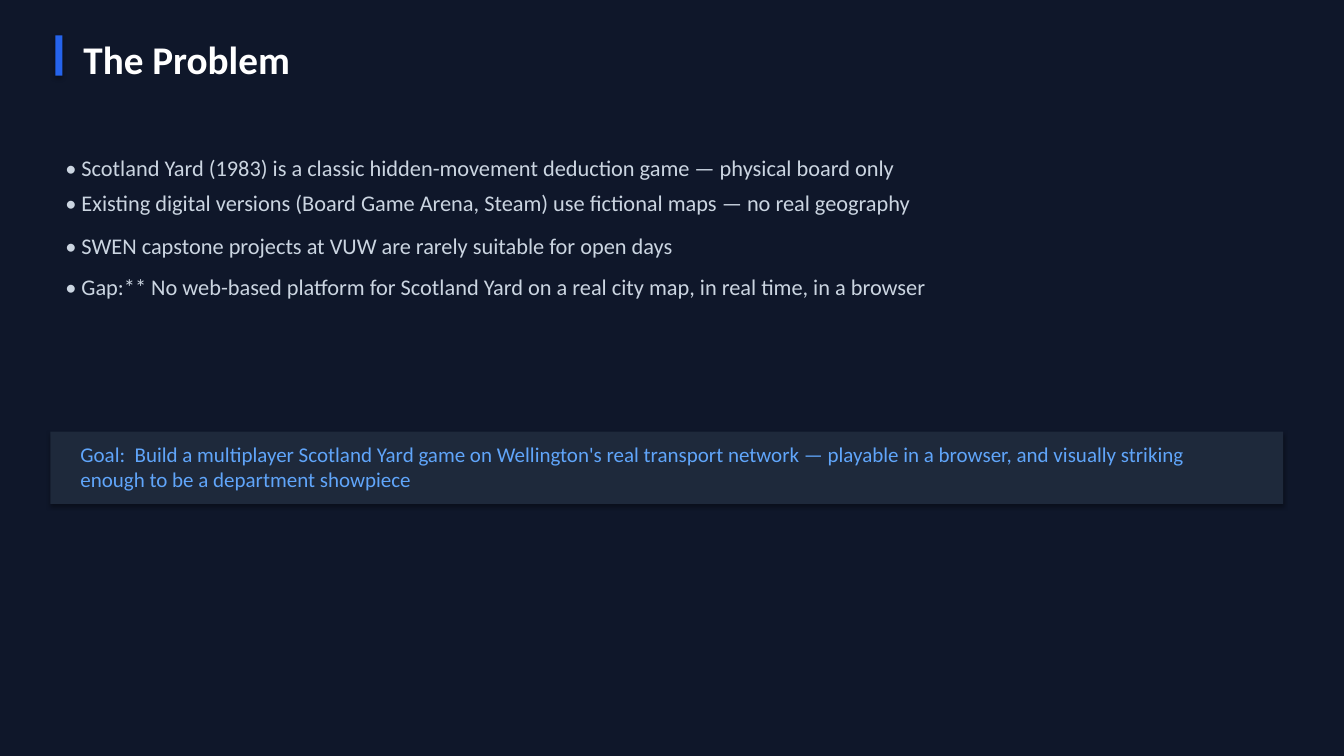
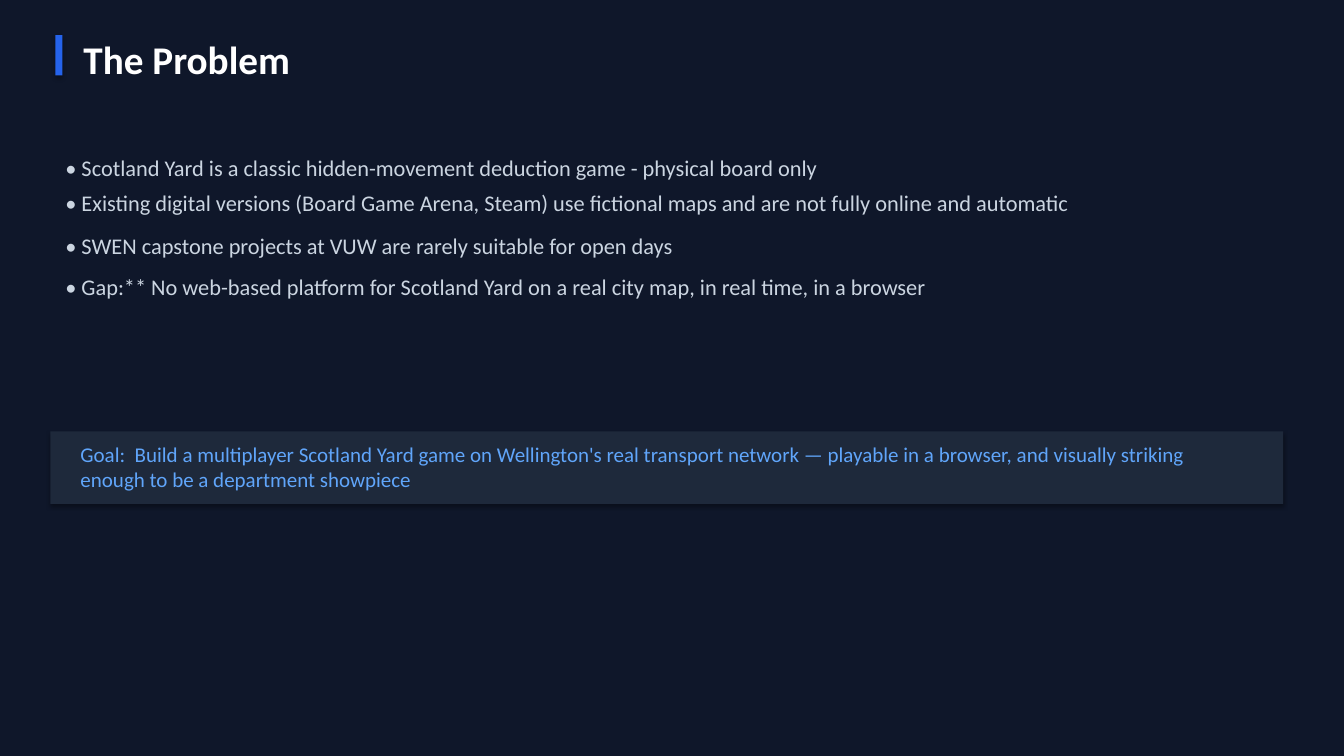
Before and after one commit to Ming-Bao/Scotland-Yard, a slide deck: slide 2 of documentation/presentation/presentation.pptx. Drawn at 1344x756 pixels with LibreOffice and Linux fonts; fonts in the diff are those of the drawing. Boxes give left, top, right and bottom in pixels: in the first picture for what was removed or moved away, otherwise in the second. Text is boxed around its words. In the diff, an @@ line names an element or a change of style, - is before the commit and + after.

```diff
--- a/documentation/presentation/presentation.pptx
+++ b/documentation/presentation/presentation.pptx
@@ text at (81,160,817,180): text changed @@
-• Scotland Yard (1983) is a classic hidden-movement deduction game — physical board only
+• Scotland Yard is a classic hidden-movement deduction game - physical board only
@@ text at (81,195,1068,215): text changed @@
-• Existing digital versions (Board Game Arena, Steam) use fictional maps — no real geography
+• Existing digital versions (Board Game Arena, Steam) use fictional maps and are not fully online and automatic
```
Also in this commit, not shown: 3 other slides changed, 1 slide added, 2 slides removed, 6 other files.
